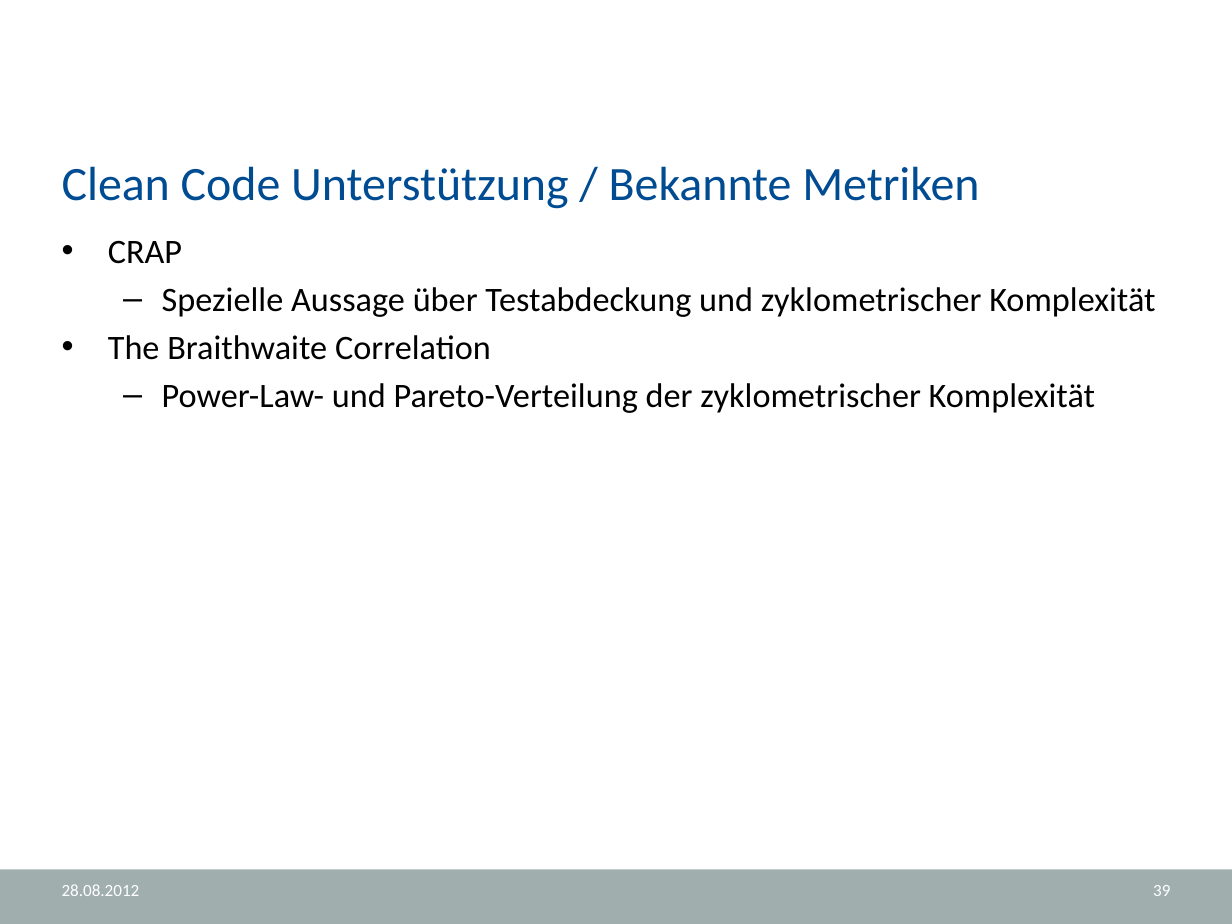
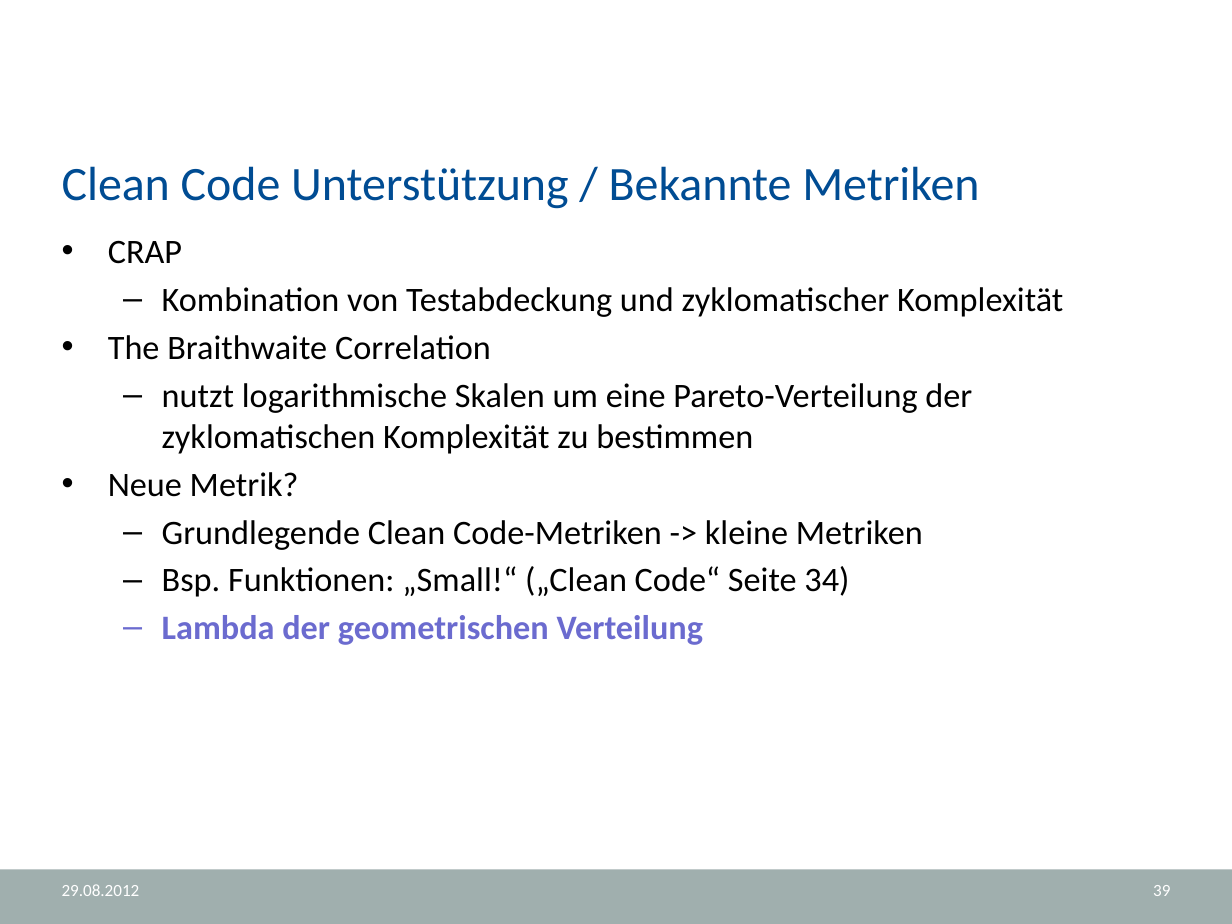
Before and after one commit to halllo/MTSS12, a slide deck: slide 39 of text/Usus.NET.pptx. Drawn at 1232x924 pixels with LibreOffice and Linux fonts; fonts in the diff are those of the drawing; background and template pictures are left out. Boxes give left, top, right and bottom in pixels: in the first picture for what was removed or moved away, otherwise in the second. Text is boxed around its words. In the diff, an @@ line names an element or a change of style, - is before the commit and + after.

Commit message:
more slides

```diff
--- a/text/Usus.NET.pptx
+++ b/text/Usus.NET.pptx
@@ text at (162, 287, 1063, 317): text changed @@
-  – Spezielle Aussage über Testabdeckung und zyklometrischer Komplexität
+  – Kombination von Testabdeckung und zyklomatischer Komplexität
@@ text at (108, 383, 972, 645): text changed @@
-  – Power-Law- und Pareto-Verteilung der zyklometrischer Komplexität
+  – nutzt logarithmische Skalen um eine Pareto-Verteilung der zyklomatischen Komplexität zu bestimmen
+• Neue Metrik?
+  – Grundlegende Clean Code-Metriken -> kleine Metriken
+  – Bsp. Funktionen: „Small!“ („Clean Code“ Seite 34)
+  – Lambda der geometrischen Verteilung
@@ text at (62, 884, 140, 896): text changed @@
-28.08.2012
+29.08.2012
```
Also in this commit, not shown: 44 other slides changed, 12 slides added.
